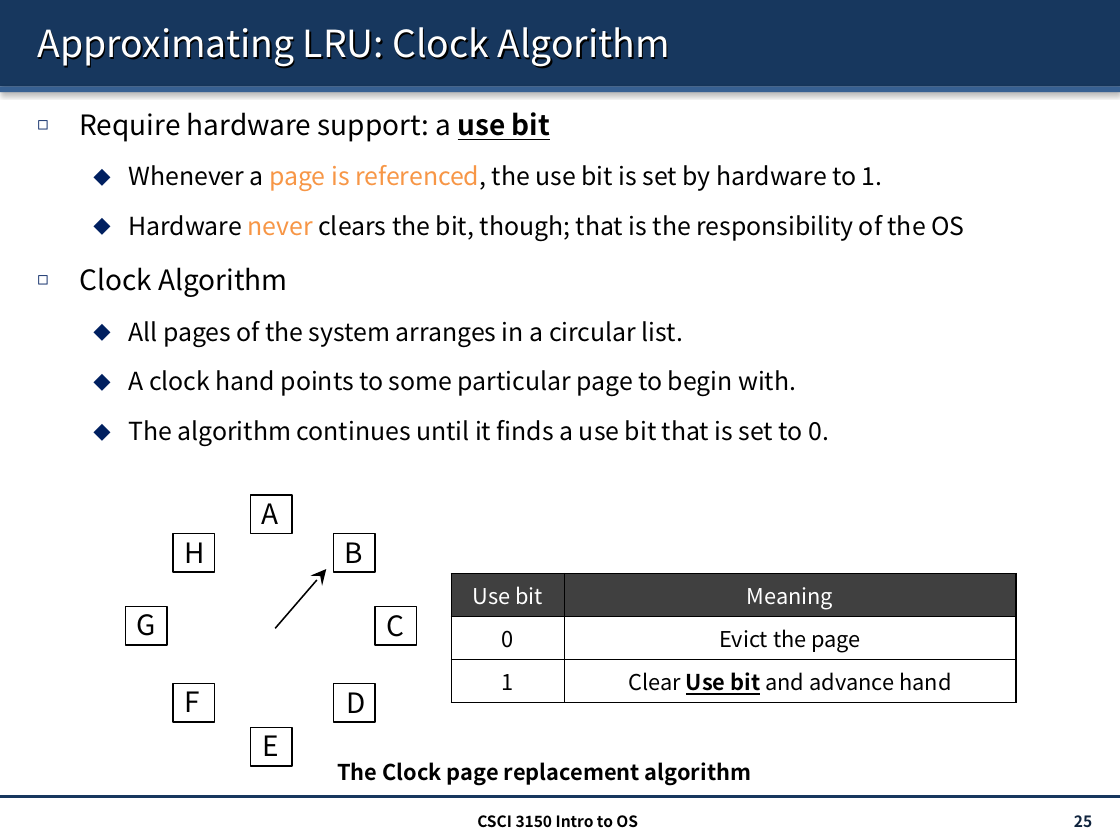
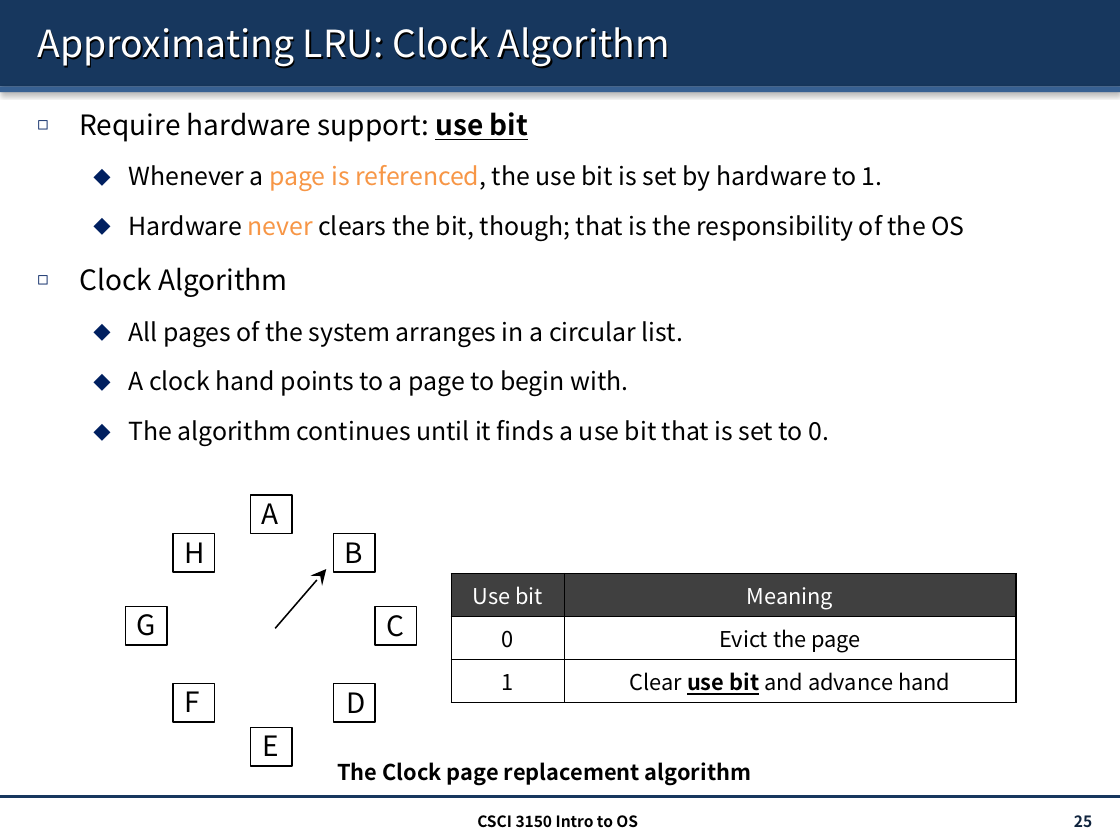
Before and after one commit to henryhxu/CSCI3150, a slide deck: slide 25 of lecture/lec12_swapping.pptx. Drawn at 1120x840 pixels with LibreOffice and Linux fonts; fonts in the diff are those of the drawing. Boxes give left, top, right and bottom in pixels: in the first picture for what was removed or moved away, otherwise in the second. Text is boxed around its words. In the diff, an @@ line names an element or a change of style, - is before the commit and + after.

```diff
--- a/lecture/lec12_swapping.pptx
+++ b/lecture/lec12_swapping.pptx
@@ text at [79,112,528,142]: text changed @@
-◻ Require hardware support: a use bit
+◻ Require hardware support: use bit
@@ text at [128,370,628,397]: text changed @@
-  ⬥ A clock hand points to some particular page to begin with.
+  ⬥ A clock hand points to a page to begin with.
@@ table at [451,573,1016,699] @@
-row 3, column 2: Clear Use bit and advance hand
+row 3, column 2: Clear use bit and advance hand
```
Also in this commit, not shown: 3 other slides changed, 1 other file.
